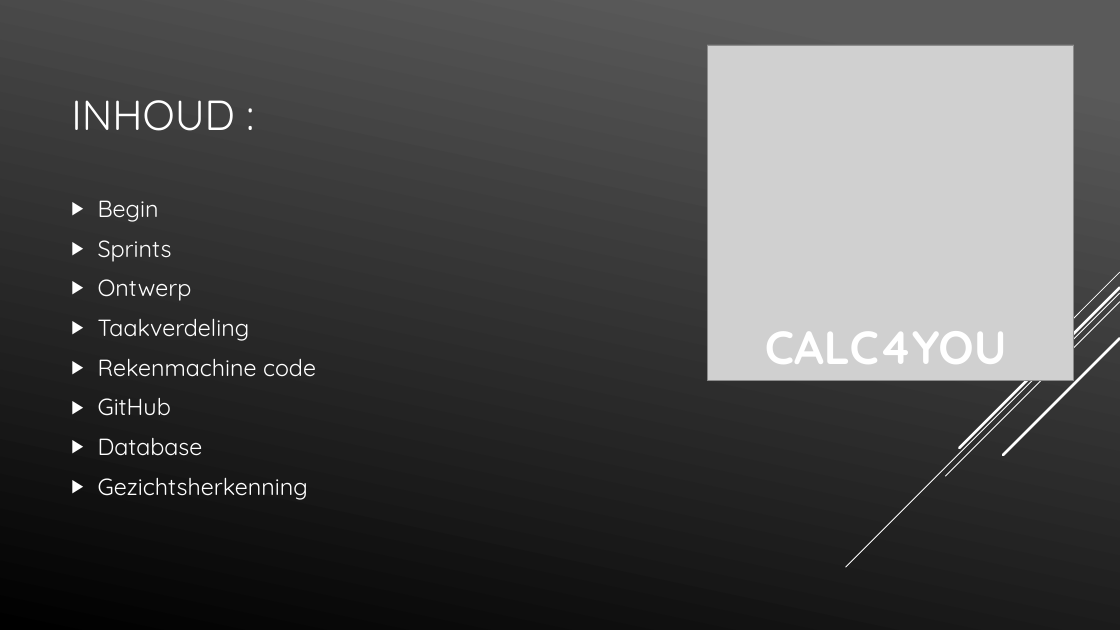
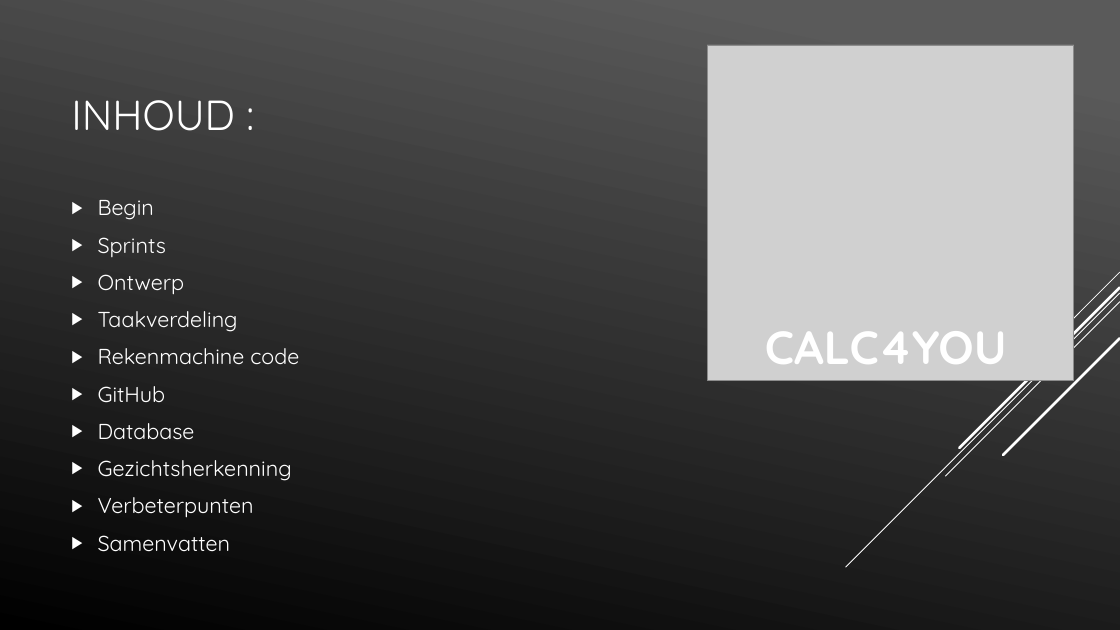
Before and after one commit to LucasHuls/Calc4You-Project-Groep-5, a slide deck: slide 2 of PowerPoint.pptx. Drawn at 1120x630 pixels with LibreOffice and Linux fonts; fonts in the diff are those of the drawing; grey boxes stand for pictures. Boxes give left, top, right and bottom in pixels: in the first picture for what was removed or moved away, otherwise in the second. Text is boxed around its words. In the diff, an @@ line names an element or a change of style, - is before the commit and + after.

```diff
--- a/PowerPoint.pptx
+++ b/PowerPoint.pptx
@@ text at [98,200,299,481]: size 20 to 18.5 pt in "Begin", "Sprints", "Ontwerp", "Taakverdeling" and 4 more places @@
@@ text at [98,497,254,552]: paragraphs added @@
+▶ Verbeterpunten
+▶ Samenvatten
```
Also in this commit, not shown: 1 other file.
